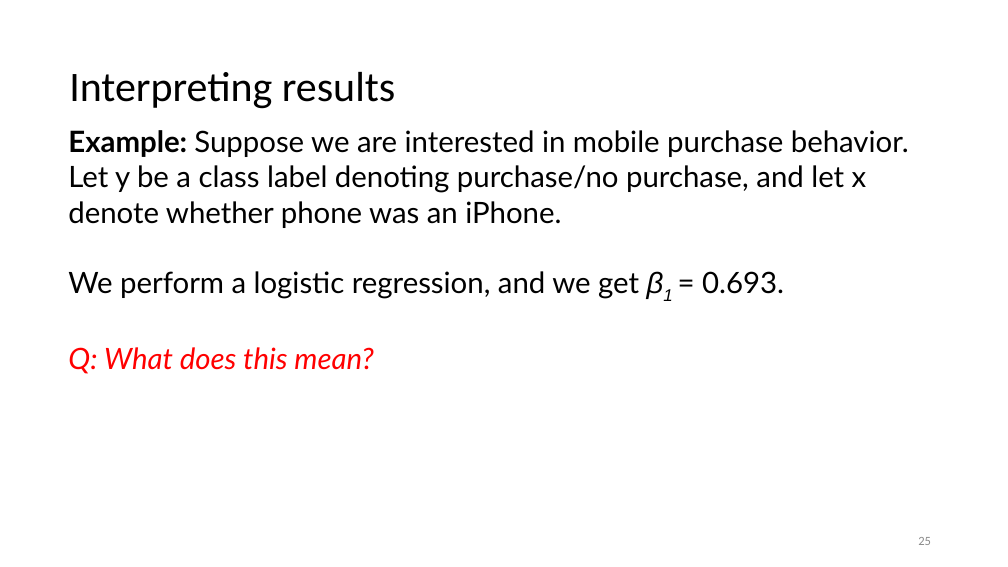
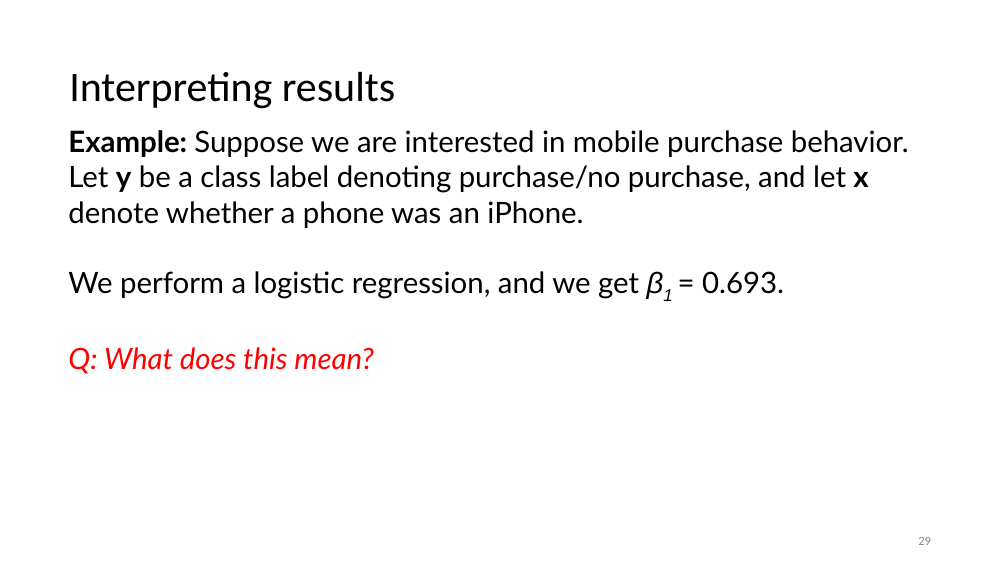
Before and after one commit to jayurbain/DataScienceIntro, a slide deck: slide 29 of slides/09_logistic_regression_classification.pptx (slide 25 before the commit). Drawn at 1008x567 pixels with LibreOffice and Linux fonts; fonts in the diff are those of the drawing. Boxes give left, top, right and bottom in pixels: in the first picture for what was removed or moved away, otherwise in the second. Text is boxed around its words. In the diff, an @@ line names an element or a change of style, - is before the commit and + after.

```diff
--- a/slides/09_logistic_regression_classification.pptx
+++ b/slides/09_logistic_regression_classification.pptx
@@ text at [68,130,909,228]: text changed @@
-Example: Suppose we are interested in mobile purchase behavior. Let y be a class label denoting purchase/no purchase, and let x denote whether phone was an iPhone.
+Example: Suppose we are interested in mobile purchase behavior. Let y be a class label denoting purchase/no purchase, and let x denote whether a phone was an iPhone.
```
Also in this commit, not shown: 8 other slides changed, 11 slides added, 2 other files.
